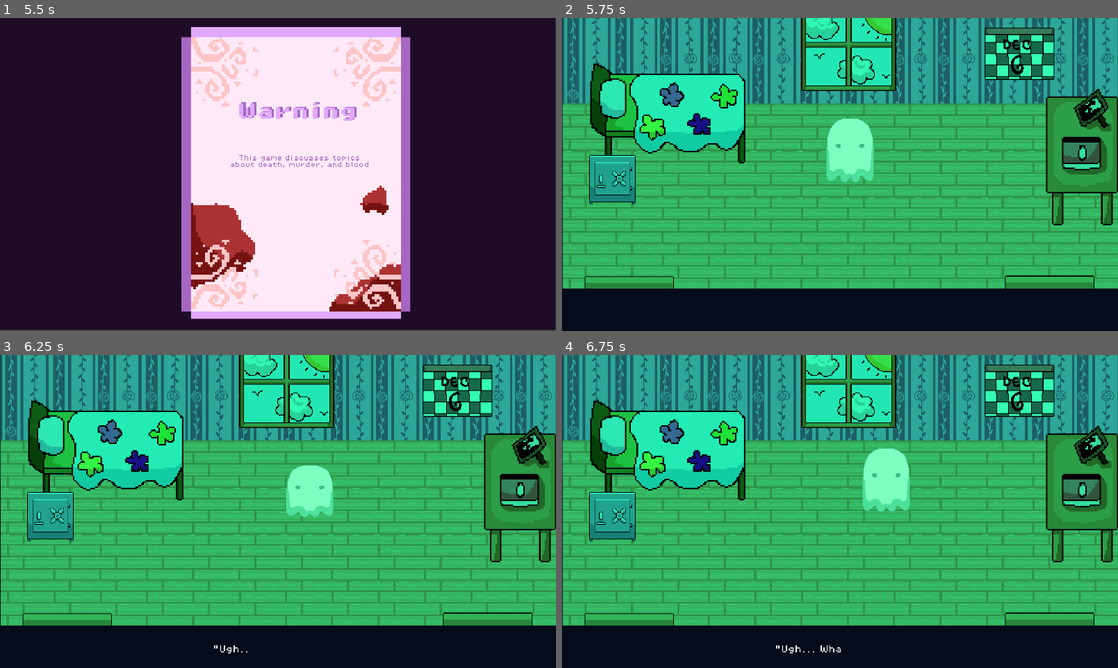
Above: before the commit, frames 1-4 (two rows, left to right).
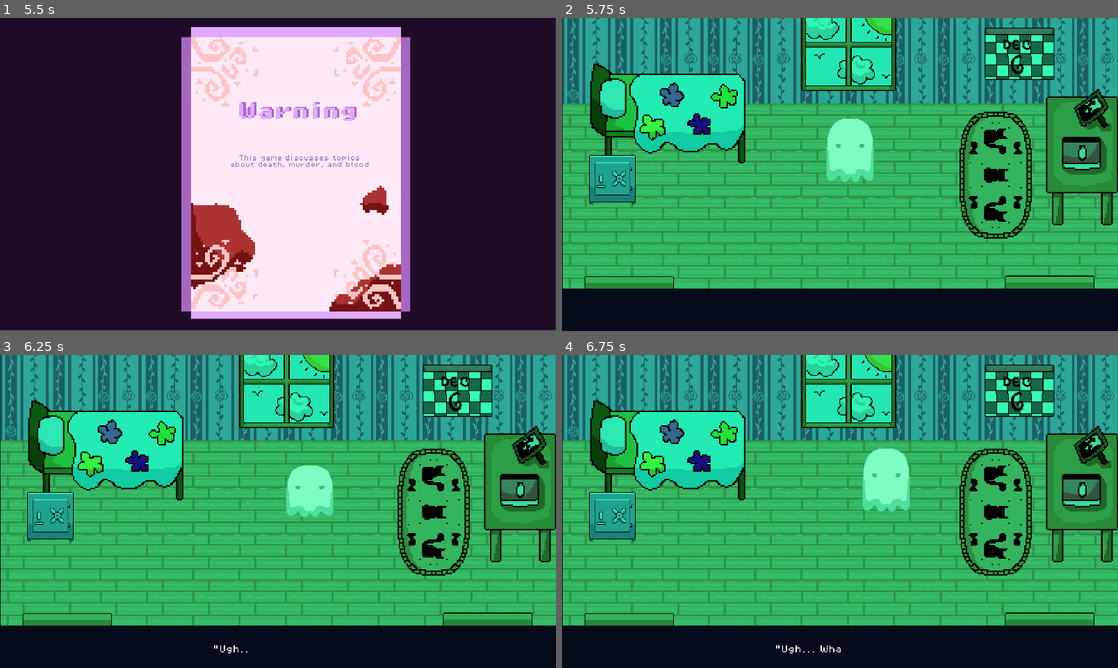
Above: after the commit, the same moments.

Repository: vishyyyyyyyyy/before-i-fade
Game: Godot game, scene res://scenes/menu.tscn
Same seed, same stepped clock (60 frames per second), same inputs: the game is played once before the commit and once after it. Sound files missing from this copy of the repository are replaced by a short silence.
Inputs (mouse positions are in pixels of both pictures, inside the frame that each line leads up to):
- Up to frame 1 (5.5 s): tap Enter at 0.5, 2, 3.5 s; move the mouse to (294, 208) at 0.52 s; hold Right (ui_right) 0.53-1.28 s; click (294, 208) at 0.67 s; tap Space at 1.25, 2.75, 4.25 s; move the mouse to (294, 243) at 1.27 s; hold Down (ui_down) 1.28-2.03 s; click (294, 243) at 1.42 s; move the mouse to (333, 105) at 2.02 s; hold Right (ui_right) 2.03-2.78 s; move the mouse to (250, 237) at 2.77 s; hold Up (ui_up) 2.78-3.53 s; click (250, 237) at 2.92 s; move the mouse to (444, 221) at 3.52 s; hold Left (ui_left) 3.53-5.03 s; move the mouse to (111, 127) at 4.27 s; move the mouse to (305, 174) at 5.02 s; hold Down (ui_down) from 5.03 s (still down); click (305, 174) at 5.17 s
- Up to frame 2 (5.75 s): keep holding Down (ui_down)
- Up to frame 3 (6.25 s): move the mouse to (194, 433) at 5.77 s; release Down (ui_down) at 5.78 s; hold Right (ui_right) from 5.78 s (still down)
- Up to frame 4 (6.75 s): move the mouse to (962, 495) at 6.52 s; release Right (ui_right) at 6.53 s; hold Up (ui_up) from 6.53 s (still down)

Frame 1 is identical in both runs. In frame 2, 2.5% of the frame differs, in the area x 71-85%, y 29-71%; in frame 3, 2.5%; in frame 4, 2.5%.

Commit message:
bathroom layout

Diff:
--- /dev/null
+++ b/scenes/bathroom.tscn
@@ -0,0 +1,96 @@
+[gd_scene load_steps=15 format=3 uid="uid://hktmcl6xg08u"]
+
+[ext_resource type="Texture2D" uid="uid://bm6wrerb7anvl" path="res://assets/wallpaper.png" id="1_gknyc"]
+[ext_resource type="Texture2D" uid="uid://6krf88o8e158" path="res://assets/tiles2.png" id="2_j2cwc"]
+[ext_resource type="Texture2D" uid="uid://cdmb7pkjcgu60" path="res://assets/mirror2.png" id="3_q0btg"]
+[ext_resource type="Texture2D" uid="uid://8gki14vxatem" path="res://assets/sink.png" id="4_c3o6o"]
+[ext_resource type="Texture2D" uid="uid://cbywwsariihtc" path="res://assets/door.png" id="5_hq5ij"]
+[ext_resource type="Texture2D" uid="uid://b6f8ffxthgceb" path="res://assets/pinkrug.png" id="6_c0g1v"]
+[ext_resource type="Texture2D" uid="uid://c2fb3iih86b4x" path="res://assets/toliet.png" id="7_ym42y"]
+[ext_resource type="Texture2D" uid="uid://bpoi2xwk8svwu" path="res://assets/bathtub.png" id="8_hq5ij"]
+[ext_resource type="Texture2D" uid="uid://dmncwjc6b51p7" path="res://assets/flowerpainting.png" id="9_c0g1v"]
+
+[sub_resource type="TileSetAtlasSource" id="TileSetAtlasSource_82jhl"]
+texture = ExtResource("1_gknyc")
+0:0/size_in_atlas = Vector2i(8, 8)
+0:0/0 = 0
+
+[sub_resource type="TileSet" id="TileSet_qfxnf"]
+sources/0 = SubResource("TileSetAtlasSource_82jhl")
+
+[sub_resource type="TileSetAtlasSource" id="TileSetAtlasSource_3ouov"]
+texture = ExtResource("2_j2cwc")
+0:0/size_in_atlas = Vector2i(8, 8)
+0:0/0 = 0
+
+[sub_resource type="TileSet" id="TileSet_q0btg"]
+sources/0 = SubResource("TileSetAtlasSource_3ouov")
+
+[sub_resource type="RectangleShape2D" id="RectangleShape2D_m8av8"]
+size = Vector2(1534.67, 118)
+
+[node name="Node2D" type="Node2D"]
+
+[node name="TileMap2" type="TileMap" parent="."]
+position = Vector2(-70.895, 53.39)
+scale = Vector2(3, 3)
+tile_set = SubResource("TileSet_qfxnf")
+format = 2
+layer_0/tile_data = PackedInt32Array(131077, 0, 0, 131085, 0, 0, 131093, 0, 0, 131101, 0, 0, 131109, 0, 0, 131113, 0, 0, 327685, 0, 0, 131121, 0, 0, 851973, 0, 0, 655373, 0, 0, 655381, 0, 0, 655389, 0, 0, 655397, 0, 0, 655405, 0, 0, 1179661, 0, 0, 1179669, 0, 0, 1179677, 0, 0, 1179685, 0, 0, 1179693, 0, 0, 655413, 0, 0, 1179701, 0, 0)
+
+[node name="TileMap" type="TileMap" parent="."]
+position = Vector2(21, -740)
+scale = Vector2(2.5, 2.5)
+tile_set = SubResource("TileSet_q0btg")
+format = 2
+layer_0/tile_data = PackedInt32Array(2752515, 0, 0, 2752523, 0, 0, 2752531, 0, 0, 2752539, 0, 0, 2752547, 0, 0, 2752555, 0, 0, 2752563, 0, 0, 2752571, 0, 0)
+
+[node name="ColorRect2" type="ColorRect" parent="."]
+offset_left = -17.0
+offset_top = 1120.0
+offset_right = 2313.0
+offset_bottom = 1299.0
+color = Color(0.117647, 0.0431373, 0.152941, 1)
+
+[node name="StaticBody2D" type="StaticBody2D" parent="."]
+position = Vector2(1151, 1204.5)
+scale = Vector2(1.5, 1.5)
+
+[node name="CollisionShape2D3" type="CollisionShape2D" parent="StaticBody2D"]
+shape = SubResource("RectangleShape2D_m8av8")
+
+[node name="Mirror2" type="Sprite2D" parent="."]
+position = Vector2(2030, 280)
+scale = Vector2(6.67188, 6.67188)
+texture = ExtResource("3_q0btg")
+
+[node name="Sink" type="Sprite2D" parent="."]
+position = Vector2(2036, 656)
+scale = Vector2(5.34375, 5.34375)
+texture = ExtResource("4_c3o6o")
+
+[node name="Door" type="Sprite2D" parent="."]
+position = Vector2(-4, 965.677)
+rotation = 1.5708
+scale = Vector2(3.08318, 3.5)
+texture = ExtResource("5_hq5ij")
+
+[node name="Pinkrug" type="Sprite2D" parent="."]
+position = Vector2(1349, 926)
+scale = Vector2(5.43164, 1.99804)
+texture = ExtResource("6_c0g1v")
+
+[node name="Toliet" type="Sprite2D" parent="."]
+position = Vector2(1349, 593)
+scale = Vector2(4.95508, 4.95508)
+texture = ExtResource("7_ym42y")
+
+[node name="Bathtub" type="Sprite2D" parent="."]
+position = Vector2(499, 700)
+scale = Vector2(6.35938, 6.35938)
+texture = ExtResource("8_hq5ij")
+
+[node name="Flowerpainting" type="Sprite2D" parent="."]
+position = Vector2(982, 265)
+scale = Vector2(3.10156, 3.10156)
+texture = ExtResource("9_c0g1v")
--- a/scenes/bedroom.tscn
+++ b/scenes/bedroom.tscn
@@ -12,14 +12,15 @@
 [ext_resource type="FontFile" uid="uid://ypiro7g7gq5h" path="res://fonts/PixelOperator8.ttf" id="9_hdjrh"]
 [ext_resource type="PackedScene" uid="uid://ddnbl1leq11wi" path="res://scenes/blob_ghost_player.tscn" id="9_wx2xb"]
 [ext_resource type="Script" uid="uid://ch43gntrjf58v" path="res://scripts/scene_trigger.gd" id="11_lv7wv"]
-
-[sub_resource type="TileSetAtlasSource" id="TileSetAtlasSource_ysy21"]
+[ext_resource type="Texture2D" uid="uid://o0h5wrygm70t" path="res://assets/catrug.png" id="13_k5fq4"]
+
+[sub_resource type="TileSetAtlasSource" id="TileSetAtlasSource_lv7wv"]
 texture = ExtResource("1_j7co6")
 0:0/size_in_atlas = Vector2i(8, 8)
 0:0/0 = 0
 
 [sub_resource type="TileSet" id="TileSet_wx2xb"]
-sources/0 = SubResource("TileSetAtlasSource_ysy21")
+sources/0 = SubResource("TileSetAtlasSource_lv7wv")
 
 [sub_resource type="TileSetAtlasSource" id="TileSetAtlasSource_wx2xb"]
 texture = ExtResource("2_08kss")
@@ -334,6 +335,12 @@
 position = Vector2(1209, 528)
 scale = Vector2(3, 3)
 
+[node name="Catrug" type="Sprite2D" parent="."]
+position = Vector2(1797, 651)
+rotation = 1.5708
+scale = Vector2(5.36234, 5.36234)
+texture = ExtResource("13_k5fq4")
+
 [connection signal="body_entered" from="SceneTrigger" to="." method="_on_scene_trigger_body_entered"]
 [connection signal="body_entered" from="SceneTrigger" to="SceneTrigger" method="_on_body_entered"]
 [connection signal="animation_finished" from="CanvasLayer/AnimationPlayer" to="." method="_on_animation_player_animation_finished"]
Binary file added: assets/bathtub.png
Not shown, added: assets/bathtub.png.import
Binary file added: assets/downarrow.png
Not shown, added: assets/downarrow.png.import
Binary file added: assets/flowerpainting.png
Not shown, added: assets/flowerpainting.png.import
Binary file added: assets/leftarrow.png
Not shown, added: assets/leftarrow.png.import
Binary file added: assets/rightarrow.png
Not shown, added: assets/rightarrow.png.import
Binary file changed: assets/tiles.png
Binary file changed: assets/tiles2.png
(and 5 more such lines)
